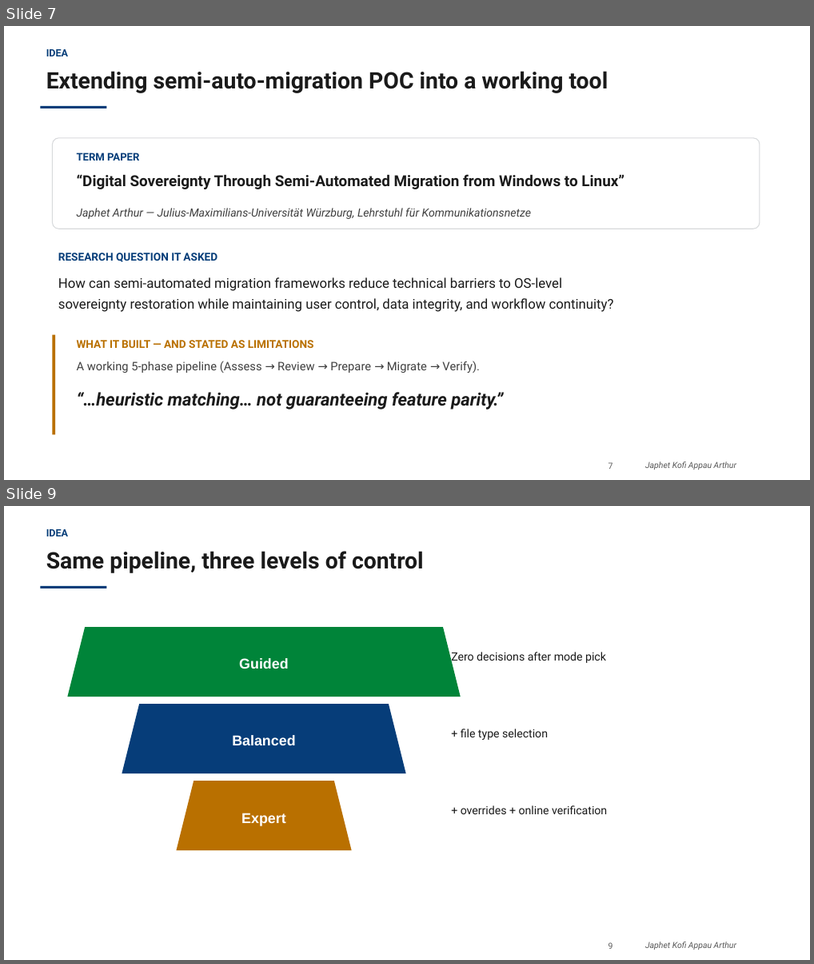
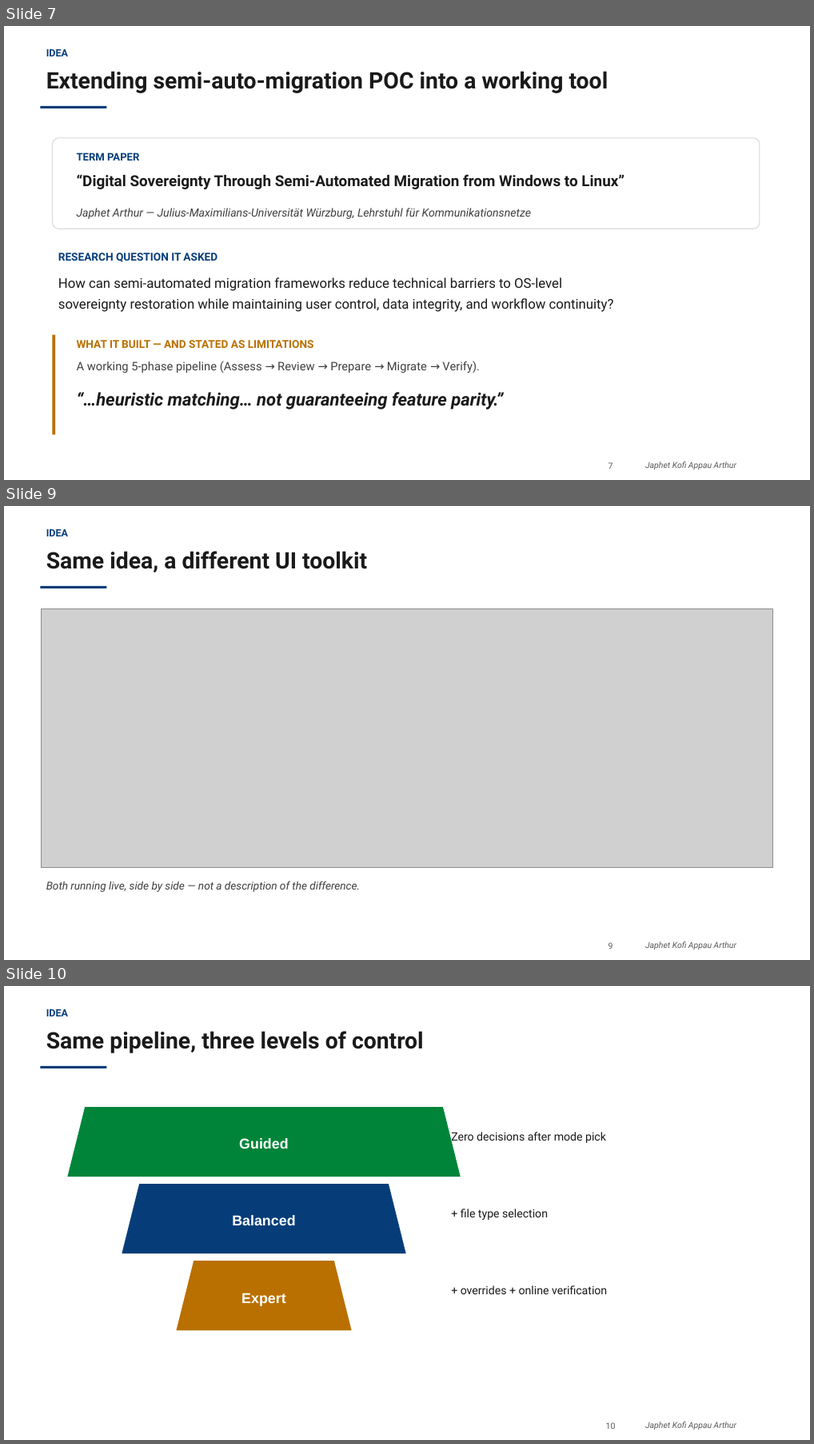
Before and after one commit to PenCoder/full-auto-migration, a slide deck: docs/presentation/Migration_Wizard_Praktikum_Presentation.pptx. Shown one above the other, each under a label of ours: slides 7 and 9 before the commit, slides 7, 9 and 10 after it; the slides between them are not shown. The pictures are 814x964 and 814x1444 pixels, drawn with LibreOffice and Linux fonts; fonts in the diff are those of the drawing; grey boxes stand for pictures; background and template pictures are left out. Boxes give left, top, right and bottom in pixels: in the first picture for what was removed or moved away, otherwise in the second. Text is boxed around its words. In the diff, an @@ line names an element or a change of style, - is before the commit and + after.

Commit message:
Add real side-by-side POC vs current-app screenshot slide
Both screenshots are live captures (not mockups) -- POC launched from
its own venv, current app from this project's. New slide inserted
after the existing POC slide, in the Idea section.

```diff
--- a/docs/presentation/Migration_Wizard_Praktikum_Presentation.pptx
+++ b/docs/presentation/Migration_Wizard_Praktikum_Presentation.pptx
@@ slide 9 added at (x1=4, y1=506, x2=810, y2=960), background #FFFFFF; not listed: 2 template elements that a slide beside it also shows @@
@@ text added at (x1=46, y1=529, x2=68, y2=536), 12 pt, text #063D79, bold @@
+IDEA
@@ text added at (x1=46, y1=551, x2=367, y2=572), 27 pt, text #1A1A1A, bold @@
+Same idea, a different UI toolkit
@@ rectangle added at (x1=40, y1=586, x2=107, y2=588), fill #063D79 @@
@@ picture added at (x1=42, y1=609, x2=774, y2=867) @@
@@ text added at (x1=46, y1=880, x2=360, y2=892), 13 pt, text #3F3F3F, italic @@
+Both running live, side by side — not a description of the difference.
@@ what was slide 9 is now slide 10 @@
@@ page number at (x1=606, y1=1422, x2=616, y2=1428): text changed @@
-9
+10
```
Also in this commit, not shown: 2 slides changed, 3 other files.
